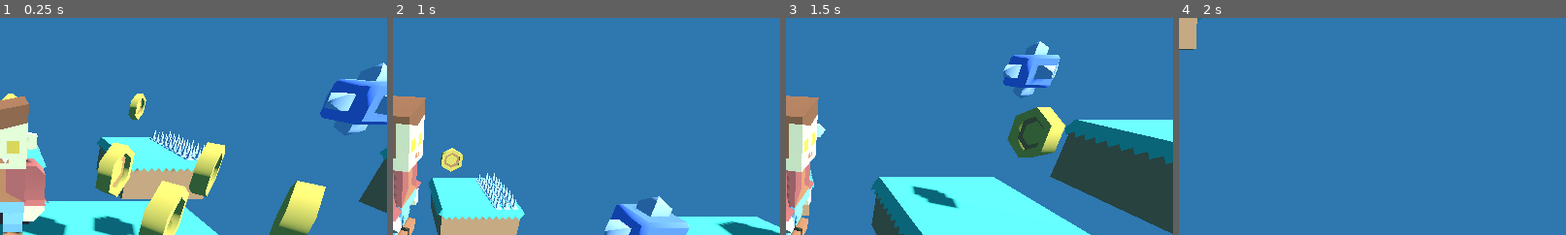
Above: before the commit, frames 1-4 (left to right).
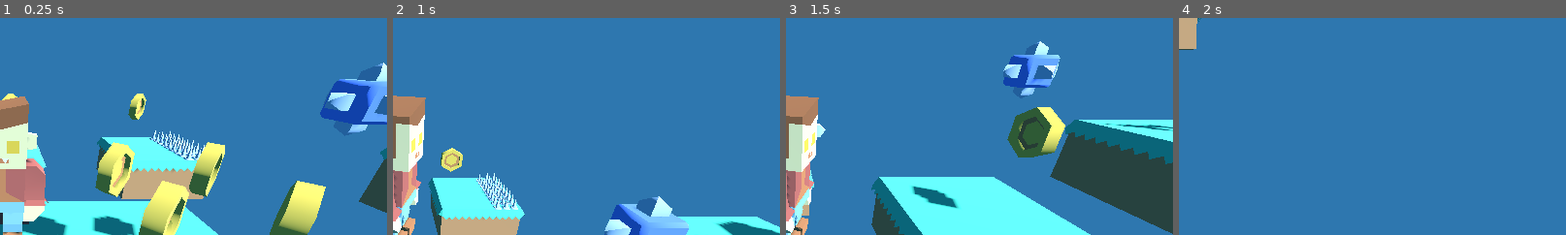
Above: after the commit, the same moments.

Repository: IsaacRF/test-platformer-3d
Game: Godot game, scene res://Levels/Level1.tscn
Two runs of this game, one before a commit and one after it. Both use one fixed random seed, a clock stepped at 60 frames per second and the inputs below.
Inputs:
- Up to frame 1 (0.25 s): no input
- Up to frame 2 (1 s): hold D (move_right) from 0.53 s (still down); tap Space (jump) at 0.77 s
- Up to frame 3 (1.5 s): release D (move_right) at 1.28 s; hold S (move_backward) from 1.28 s (still down)
- Up to frame 4 (2 s): keep holding S (move_backward); tap Space (jump) at 1.52 s
The pictures show only the part of the screen within x 50-100%, y 11-61%; the shares and areas given below are measured in that part.

Frames 1-2 are identical in both runs. In frame 3, 0.2% of the frame differs, in the area x 82-100%, y 48-53%; in frame 4, nothing differs.

Commit message:
Add goal and level 2

Diff:
--- a/Levels/Level1.tscn
+++ b/Levels/Level1.tscn
@@ -7,18 +7,27 @@
 [ext_resource type="PackedScene" uid="uid://cl6butnbnrvwm" path="res://Enemies/SpikeBall.tscn" id="5_0bmue"]
 [ext_resource type="PackedScene" uid="uid://dw6c32x4ilo81" path="res://Collectables/CoinGold.tscn" id="6_vi4e5"]
 [ext_resource type="PackedScene" uid="uid://1nppty5rw424" path="res://UI/UI.tscn" id="7_67rcx"]
-
-[sub_resource type="BoxShape3D" id="BoxShape3D_ayh7b"]
-size = Vector3(43, 4, 41)
+[ext_resource type="PackedScene" uid="uid://c1blaua4x766" path="res://Zones/Goal.tscn" id="8_hfxoh"]
 
 [sub_resource type="Environment" id="Environment_v6yjo"]
 background_mode = 1
 background_color = Color(0.180238, 0.466854, 0.687979, 1)
 
+[sub_resource type="BoxShape3D" id="BoxShape3D_ayh7b"]
+size = Vector3(43, 4, 41)
+
 [node name="Main" type="Node3D"]
+
+[node name="WorldEnvironment" type="WorldEnvironment" parent="."]
+environment = SubResource("Environment_v6yjo")
+
+[node name="UI" parent="." node_paths=PackedStringArray("player") instance=ExtResource("7_67rcx")]
+player = NodePath("../Player")
 
 [node name="Camera" type="Camera3D" parent="."]
 transform = Transform3D(1.5, 0, 0, 0, 1.35754, 0.638029, 0, -0.638029, 1.35754, 0, 2.24469, 3.18273)
+
+[node name="Player" parent="." instance=ExtResource("2_p81fo")]
 
 [node name="PlatformLarge" parent="." instance=ExtResource("1_2i5le")]
 transform = Transform3D(1, 0, 0, 0, 1, 0, 0, 0, 1, 0, -1, 0)
@@ -55,8 +64,6 @@
 
 [node name="PlatformLarge11" parent="." instance=ExtResource("1_2i5le")]
 transform = Transform3D(1, 0, 0, 0, 1, 0, 0, 0, 1, 10, 1, 0)
-
-[node name="Player" parent="." instance=ExtResource("2_p81fo")]
 
 [node name="DirectionalLight3D" type="DirectionalLight3D" parent="."]
 transform = Transform3D(-0.444334, 0.739847, 0.505167, -0.196032, -0.630521, 0.751009, 0.87415, 0.23467, 0.425195, 0.0528512, 5.63754, 0)
@@ -114,8 +121,6 @@
 [node name="CoinGold10" parent="." instance=ExtResource("6_vi4e5")]
 transform = Transform3D(1, 0, 0, 0, 1, 0, 0, 0, 1, 7.26339, 1.7637, 0.309562)
 
-[node name="WorldEnvironment" type="WorldEnvironment" parent="."]
-environment = SubResource("Environment_v6yjo")
-
-[node name="UI" parent="." node_paths=PackedStringArray("player") instance=ExtResource("7_67rcx")]
-player = NodePath("../Player")
+[node name="Goal" parent="." instance=ExtResource("8_hfxoh")]
+transform = Transform3D(1, 0, 0, 0, 1, 0, 0, 0, 1, 10, 2, 0)
+next_level = "res://Levels/Level2.tscn"
--- /dev/null
+++ b/Levels/Level2.tscn
@@ -0,0 +1,79 @@
+[gd_scene load_steps=9 format=3 uid="uid://ckrp8cjkdhyy5"]
+
+[ext_resource type="PackedScene" uid="uid://1nppty5rw424" path="res://UI/UI.tscn" id="1_yjqdw"]
+[ext_resource type="PackedScene" uid="uid://jqvufylajied" path="res://Player/Player.tscn" id="2_t2woy"]
+[ext_resource type="PackedScene" uid="uid://d2do5kemgc8ee" path="res://Platforms/PlatformLarge.tscn" id="3_8hlmj"]
+[ext_resource type="PackedScene" uid="uid://bssf3miyaxa02" path="res://Hazards/DeathArea.tscn" id="4_rh8nk"]
+[ext_resource type="PackedScene" uid="uid://dw6c32x4ilo81" path="res://Collectables/CoinGold.tscn" id="7_cj20y"]
+[ext_resource type="PackedScene" uid="uid://c1blaua4x766" path="res://Zones/Goal.tscn" id="8_4dmo2"]
+
+[sub_resource type="Environment" id="Environment_v6yjo"]
+background_mode = 1
+background_color = Color(0.180238, 0.466854, 0.687979, 1)
+
+[sub_resource type="BoxShape3D" id="BoxShape3D_ayh7b"]
+size = Vector3(43, 4, 41)
+
+[node name="Main" type="Node3D"]
+
+[node name="WorldEnvironment" type="WorldEnvironment" parent="."]
+environment = SubResource("Environment_v6yjo")
+
+[node name="UI" parent="." node_paths=PackedStringArray("player") instance=ExtResource("1_yjqdw")]
+player = NodePath("../Player")
+
+[node name="Camera" type="Camera3D" parent="."]
+transform = Transform3D(1.5, 0, 0, 0, 1.35754, 0.638029, 0, -0.638029, 1.35754, 0, 2.24469, 3.18273)
+
+[node name="Player" parent="." instance=ExtResource("2_t2woy")]
+
+[node name="PlatformLarge" parent="." instance=ExtResource("3_8hlmj")]
+transform = Transform3D(1, 0, 0, 0, 1, 0, 0, 0, 1, 0, -1, 0)
+
+[node name="PlatformLarge2" parent="." instance=ExtResource("3_8hlmj")]
+transform = Transform3D(1, 0, 0, 0, 1, 0, 0, 0, 1, -1.99602, -1, 0)
+
+[node name="PlatformLarge6" parent="." instance=ExtResource("3_8hlmj")]
+transform = Transform3D(1, 0, 0, 0, 1, 0, 0, 0, 1, 1.99216, -1, 0)
+
+[node name="PlatformLarge7" parent="." instance=ExtResource("3_8hlmj")]
+transform = Transform3D(1, 0, 0, 0, 1, 0, 0, 0, 1, 2, -1, 2)
+
+[node name="PlatformLarge12" parent="." instance=ExtResource("3_8hlmj")]
+transform = Transform3D(1, 0, 0, 0, 1, 0, 0, 0, 1, 0, -1, 2)
+
+[node name="PlatformLarge8" parent="." instance=ExtResource("3_8hlmj")]
+transform = Transform3D(1, 0, 0, 0, 1, 0, 0, 0, 1, -2, -1, 2)
+
+[node name="DirectionalLight3D" type="DirectionalLight3D" parent="."]
+transform = Transform3D(-0.444334, 0.739847, 0.505167, -0.196032, -0.630521, 0.751009, 0.87415, 0.23467, 0.425195, 0.0528512, 5.63754, 0)
+shadow_enabled = true
+
+[node name="Void" parent="." instance=ExtResource("4_rh8nk")]
+transform = Transform3D(1, 0, 0, 0, 1, 0, 0, 0, 1, -4.02034, 0, 0.151889)
+
+[node name="CollisionShape3D" type="CollisionShape3D" parent="Void"]
+transform = Transform3D(1, 0, 0, 0, 1, 0, 0, 0, 1, 5, -5.00685, -3)
+shape = SubResource("BoxShape3D_ayh7b")
+
+[node name="CoinGold" parent="." instance=ExtResource("7_cj20y")]
+transform = Transform3D(1, 0, 0, 0, 1, 0, 0, 0, 1, 2.26339, 0.763702, 0.309562)
+
+[node name="CoinGold2" parent="." instance=ExtResource("7_cj20y")]
+transform = Transform3D(1, 0, 0, 0, 1, 0, 0, 0, 1, 2.26339, 0.763702, 1.30956)
+
+[node name="CoinGold3" parent="." instance=ExtResource("7_cj20y")]
+transform = Transform3D(1, 0, 0, 0, 1, 0, 0, 0, 1, 2.26339, 0.763702, 2.30956)
+
+[node name="CoinGold4" parent="." instance=ExtResource("7_cj20y")]
+transform = Transform3D(1, 0, 0, 0, 1, 0, 0, 0, 1, 1.26339, 0.763702, 2.30956)
+
+[node name="CoinGold5" parent="." instance=ExtResource("7_cj20y")]
+transform = Transform3D(1, 0, 0, 0, 1, 0, 0, 0, 1, 1.26339, 0.763702, 1.30956)
+
+[node name="CoinGold6" parent="." instance=ExtResource("7_cj20y")]
+transform = Transform3D(1, 0, 0, 0, 1, 0, 0, 0, 1, 1.26339, 0.763702, 0.309562)
+
+[node name="Goal" parent="." instance=ExtResource("8_4dmo2")]
+transform = Transform3D(1, 0, 0, 0, 1, 0, 0, 0, 1, -2, 0, 2)
+next_level = "res://Levels/Level1.tscn"
--- /dev/null
+++ b/Zones/Goal.gd
@@ -0,0 +1,15 @@
+extends Area3D
+
+@export_file("*.tscn") var next_level
+@onready var collision_shape_3d = $CollisionShape3D
+@onready var sfx = $Sfx
+
+func _on_body_entered(body):
+	if body.is_in_group("Players"):
+		# The player entered the goal zone
+		collision_shape_3d.disabled = true
+		visible = false
+
+		sfx.play()
+		await get_tree().create_timer(2.0).timeout
+		get_tree().change_scene_to_file(next_level)
--- /dev/null
+++ b/Zones/Goal.tscn
@@ -0,0 +1,24 @@
+[gd_scene load_steps=5 format=3 uid="uid://c1blaua4x766"]
+
+[ext_resource type="Script" path="res://Zones/Goal.gd" id="1_iy026"]
+[ext_resource type="ArrayMesh" uid="uid://cx3dwltkgs56g" path="res://Assets/Models/flag.obj" id="2_cpww0"]
+[ext_resource type="AudioStream" uid="uid://354iswlrugwc" path="res://Sound/SFX/Goal.mp3" id="3_0vsf4"]
+
+[sub_resource type="BoxShape3D" id="BoxShape3D_s4hqj"]
+size = Vector3(0.713501, 1.36682, 0.311462)
+
+[node name="Goal" type="Area3D"]
+script = ExtResource("1_iy026")
+
+[node name="Flag" type="MeshInstance3D" parent="."]
+transform = Transform3D(1.5, 0, 0, 0, 1.5, 0, 0, 0, 1.5, 0, 0, 0)
+mesh = ExtResource("2_cpww0")
+
+[node name="CollisionShape3D" type="CollisionShape3D" parent="."]
+transform = Transform3D(1, 0, 0, 0, 1, 0, 0, 0, 1, 0.227356, 0.682384, 0.0104065)
+shape = SubResource("BoxShape3D_s4hqj")
+
+[node name="Sfx" type="AudioStreamPlayer" parent="."]
+stream = ExtResource("3_0vsf4")
+
+[connection signal="body_entered" from="." to="." method="_on_body_entered"]
Not shown: 1 places in Levels/Level1.tscn that only renumber resources
